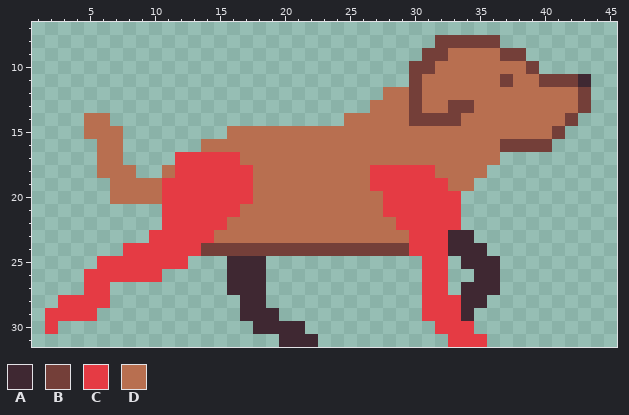
One commit to this pixel-art sprite: sprites/wally/walk_2.png. This is how it looked before the edit.
The file is 48x32 pixels. Shown: x 1..45, y 7..31.
Palette (. is transparent): A #3f2832  B #743f39  C #e53b44  D #b86f50
Pixels before, first column x 2:
 8 ..............................BBBBB.......
 9 .............................BBDDDDBB.....
10 ............................BBDDDDDDDB....
11 ............................BDDDDDDBDDBBBA
12 ..........................DDBDDDDDDDDDDDDB
13 .........................DDDBDDBBDDDDDDDDB
14 ...DD..................DDDDDBBBBDDDDDDDDB.
15 ...DDD........DDDDDDDDDDDDDDDDDDDDDDDDDB..
16 ....DD......DDDDDDDDDDDDDDDDDDDDDDDBBBB...
17 ....DD....CCCCCDDDDDDDDDDDDDDDDDDDD.......
18 ....DDD..DCCCCCCDDDDDDDDDCCCCCDDDD........
19 .....DDDDCCCCCCCDDDDDDDDDCCCCCCDD.........
20 .....DDDDCCCCCCCDDDDDDDDDDCCCCCC..........
21 .........CCCCCCDDDDDDDDDDDCCCCCC..........
22 .........CCCCCDDDDDDDDDDDDDCCCCC..........
23 ........CCCCCDDDDDDDDDDDDDDDCCCAA.........
24 ......CCCCCCBBBBBBBBBBBBBBBBCCCAAA........
25 ....CCCCCCC...AAA............CC.AAA.......
26 ...CCCCCC.....AAA............CC..AA.......
27 ...CC.........AAA............CC.AAA.......
28 .CCCC..........AA............CCCAA........
29 CCCC...........AAA...........CCCA.........
30 C...............AAAA..........CCC.........
31 ..................AAA..........CCC........
The result:
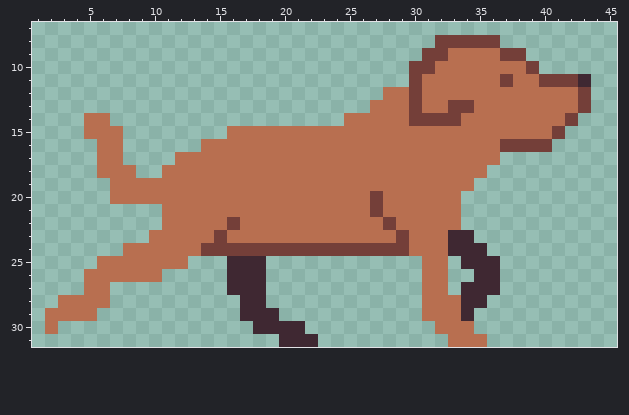
From old to new:
Colour B replaces colour D in rows 20 to 21 at x 27; in row 22 at x 16 and 28; in row 23 at x 15 and 29.
Colour D replaces colour C in row 17 at x 12 to 16; in row 18 at x 12 to 17 and 27 to 31; in row 19 at x 11 to 17 and 27 to 32; in row 20 at x 11 to 17 and 28 to 33; in row 21 at x 11 to 16 and 28 to 33; in row 22 at x 11 to 15 and 29 to 33.
Colour D replaces colour C in row 23 at x 10 to 14 and 30 to 32; in row 24 at x 8 to 13 and 30 to 32; in row 25 at x 6 to 12 and 31 to 32; in row 26 at x 5 to 10 and 31 to 32; in row 27 at x 5 to 6 and 31 to 32; in row 28 at x 3 to 6 and 31 to 33.
Colour D replaces colour C in row 29 at x 2 to 5 and 31 to 33; in row 30 at x 2 and 32 to 34; in row 31 at x 33 to 35.
Changed places in both pictures, as pixel boxes (x1, y1, x2, y2):
changed: (45, 152, 253, 334)
changed: (370, 165, 487, 347)
